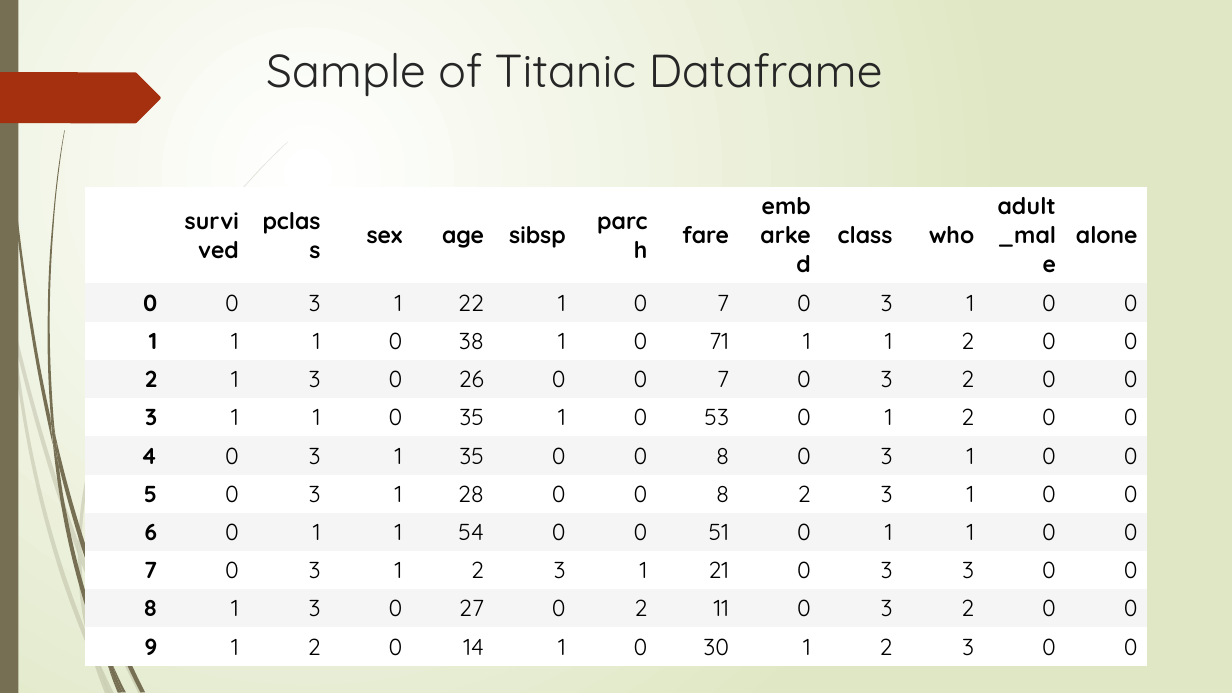
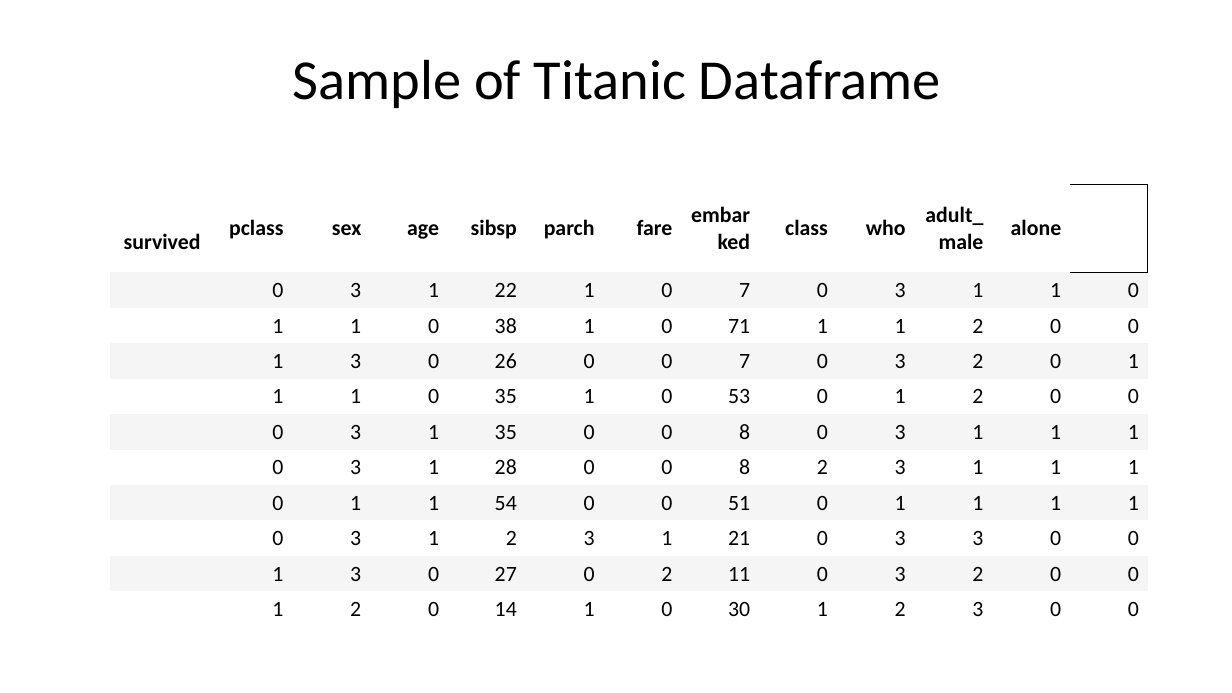
Before and after one commit to ezzanger/Supervised-Learning-Capstones, a slide deck: slide 6 of Supervised_Learning.pptx. Drawn at 1232x693 pixels with LibreOffice and Linux fonts; fonts in the diff are those of the drawing. Boxes give left, top, right and bottom in pixels: in the first picture for what was removed or moved away, otherwise in the second. Text is boxed around its words. In the diff, an @@ line names an element or a change of style, - is before the commit and + after.

```diff
--- a/Supervised_Learning.pptx
+++ b/Supervised_Learning.pptx
@@ background gradient #FFFFFF to #DFE8C4 to #FFFFFF @@
@@ rectangle removed at <box>0,0,18,693</box> @@
@@ title "Sample of Titanic Dataframe": place and size @@
-title "Sample of Titanic Dataframe" at <box>266,53,883,96</box>
+title "Sample of Titanic Dataframe" at <box>293,59,941,108</box>
@@ title "Sample of Titanic Dataframe" at <box>293,59,941,108</box>: size 36 to 44 pt, font Quicksand to Calibri, text colour #262626 to #000000; line spacing 1 to 0.9; vertical alignment top to middle @@
@@ freeform shape removed at <box>0,72,161,123</box> @@
@@ table at <box>110,185,1146,625</box> @@
-row 1:  | survived | pclass | sex | age | sibsp | parch | fare | embarked | class | who | adult_male | alone
+row 1: survived | pclass | sex | age | sibsp | parch | fare | embarked | class | who | adult_male | alone | 
-row 2, column 1: 0
+row 2, column 1: 
-row 2, column 12: 0
+row 2, column 12: 1
-row 3, column 1: 1
+row 3, column 1: 
-row 4, column 1: 2
+row 4, column 1: 
-row 4, column 13: 0
+row 4, column 13: 1
-row 5, column 1: 3
+row 5, column 1: 
-row 6: 4 | 0 | 3 | 1 | 35 | 0 | 0 | 8 | 0 | 3 | 1 | 0 | 0
+row 6:  | 0 | 3 | 1 | 35 | 0 | 0 | 8 | 0 | 3 | 1 | 1 | 1
-row 7: 5 | 0 | 3 | 1 | 28 | 0 | 0 | 8 | 2 | 3 | 1 | 0 | 0
+row 7:  | 0 | 3 | 1 | 28 | 0 | 0 | 8 | 2 | 3 | 1 | 1 | 1
-row 8: 6 | 0 | 1 | 1 | 54 | 0 | 0 | 51 | 0 | 1 | 1 | 0 | 0
+row 8:  | 0 | 1 | 1 | 54 | 0 | 0 | 51 | 0 | 1 | 1 | 1 | 1
-row 9, column 1: 7
+row 9, column 1: 
-row 10, column 1: 8
+row 10, column 1: 
-row 11, column 1: 9
+row 11, column 1: 
@@ fill #FFFFFF to none in 72 cells @@
@@ size 18 to 17 pt, font Quicksand to Calibri in "0", "3", "1", "22" and 108 more places @@
@@ table: place and size @@
-table at <box>85,188,1142,660</box>
+table at <box>110,185,1146,625</box>
@@ group removed at <box>0,141,288,693</box>: 10 freeform shapes @@
@@ group removed at <box>3,0,240,693</box>: 11 freeform shapes @@
```
Also in this commit, not shown: 15 other slides changed, 4 slides added, 3 slides removed, 1 other file.
